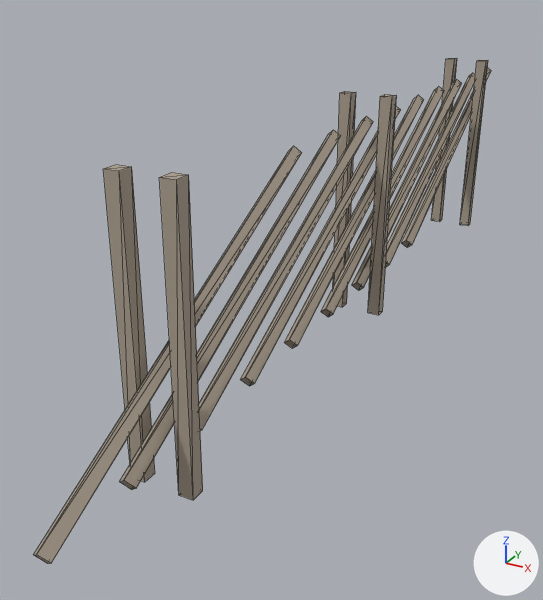
Renders of the glTF model assets/environment/glb/fence.glb from each side of a commit.
Before and after are seen from a 50 mm camera at (1.6, -4.01, 1.93) aimed at (-0.36, -0.45, 0.15). Arrows for +X, +Y and +Z are at lower right; the lights stay in place. The first picture is the older version. Mesh edges are drawn as thin lines. Objects named as collision shapes, trigger or cutter boxes, shadow casters or lower levels of detail are left out.

Objects in the first picture: 'fence_LOD0'.
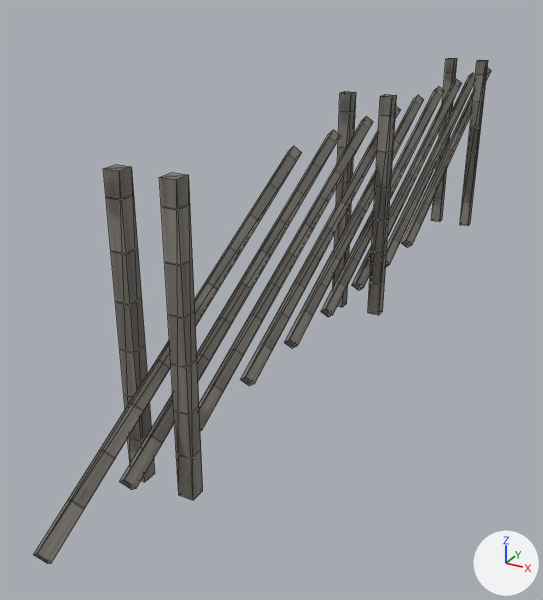
Location of each change, (x1, y1, x2, y2) in pixels of the pictures (543 x 600 px):
'fence_LOD0', recoloured (darker): (33, 58, 491, 564) in both

The edits, one by one:
Picture 'bld_wood_grey_alb' (img_bld_wood_grey_alb) is new.
Picture 'bld_wood_grey_nrm' (img_bld_wood_grey_nrm) is new.
Material 'Bld_FenceWood' (mat_bld_fencewood) is new.
Uses the picture img_bld_wood_grey_alb.
Uses the picture img_bld_wood_grey_nrm.
me_fence_lod0 has 120 vertices, 162 faces and spans x -0.16..0.16, y -2.7..2.69, z 0.0..1.3.
me_fence_lod0 no longer uses material mat_wood_weathered (beige #aa9e8e).
me_fence_lod0 gains material mat_bld_fencewood.
